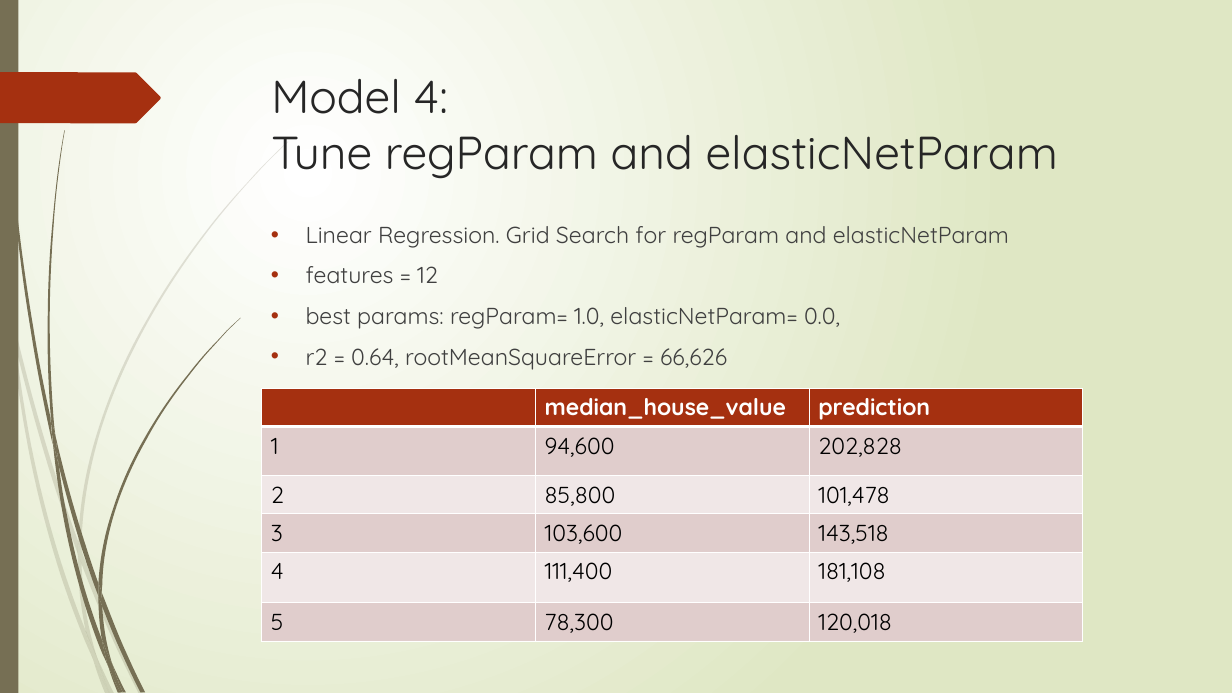
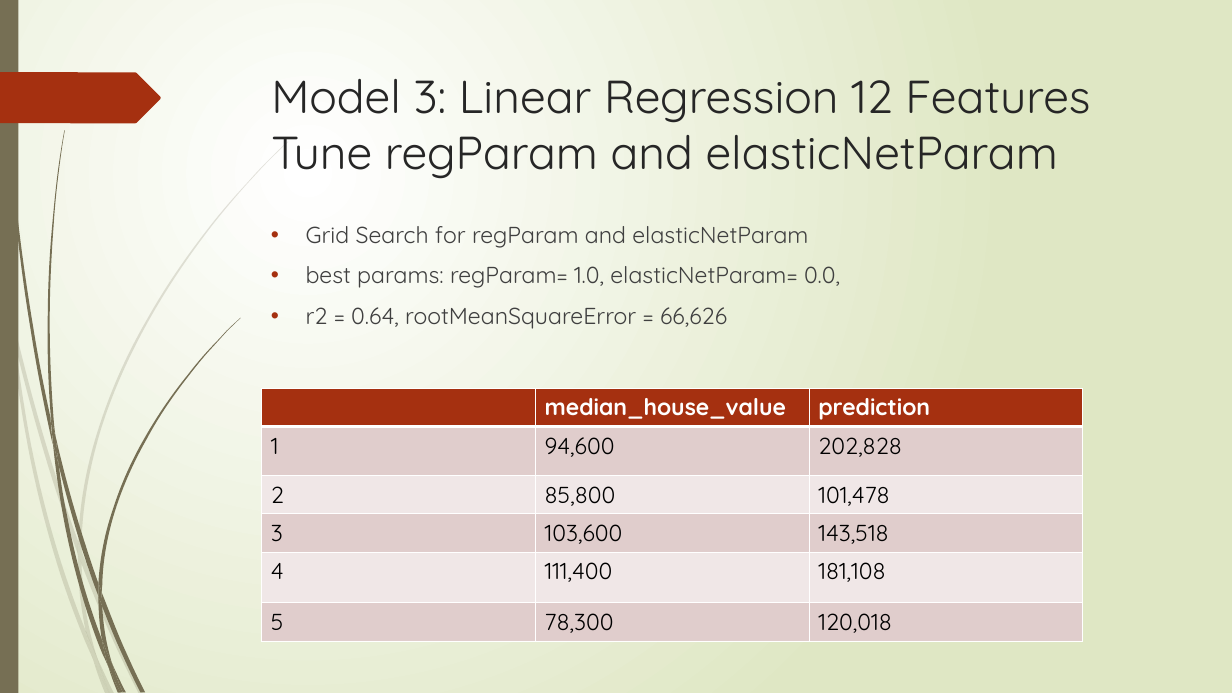
Before and after one commit to Flying-Bananasuar/MachineLearning, a slide deck: slide 17 of Predicting California Housing Price.pptx (slide 20 before the commit). Drawn at 1232x693 pixels with LibreOffice and Linux fonts; fonts in the diff are those of the drawing. Boxes give left, top, right and bottom in pixels: in the first picture for what was removed or moved away, otherwise in the second. Text is boxed around its words. In the diff, an @@ line names an element or a change of style, - is before the commit and + after.

```diff
--- a/Predicting California Housing Price.pptx
+++ b/Predicting California Housing Price.pptx
@@ title at (271,79,1090,179): text changed @@
-Model 4:
-Tune regParam and elasticNetParam
+Model 3: Linear Regression 12 Features
+Tune regParam and elasticNetParam
@@ text at (306,226,808,248): text changed @@
-• Linear Regression. Grid Search for regParam and elasticNetParam
-• features = 12
+• Grid Search for regParam and elasticNetParam
```
Also in this commit, not shown: 16 other slides changed, 2 slides removed.
